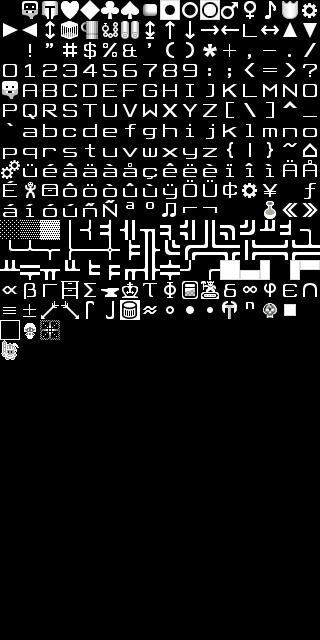
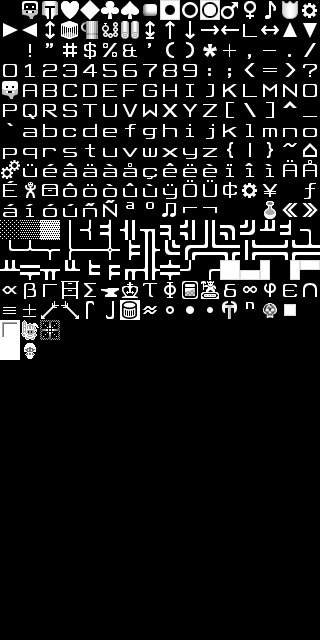
Two versions of the same layered image (320 x 640). Layer-by-layer changes:
painted on "Paint Layer 2" over [0, 320, 39, 360]
